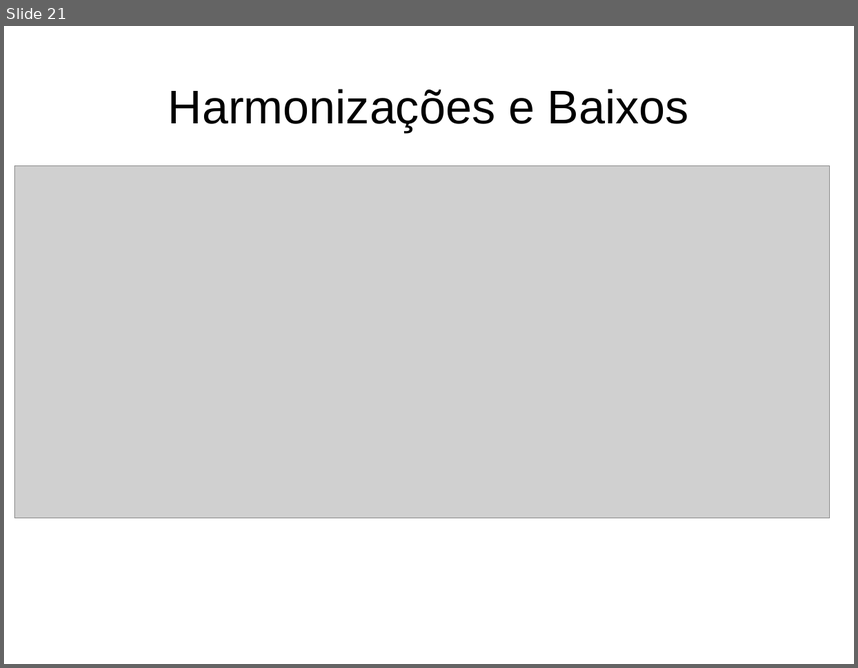
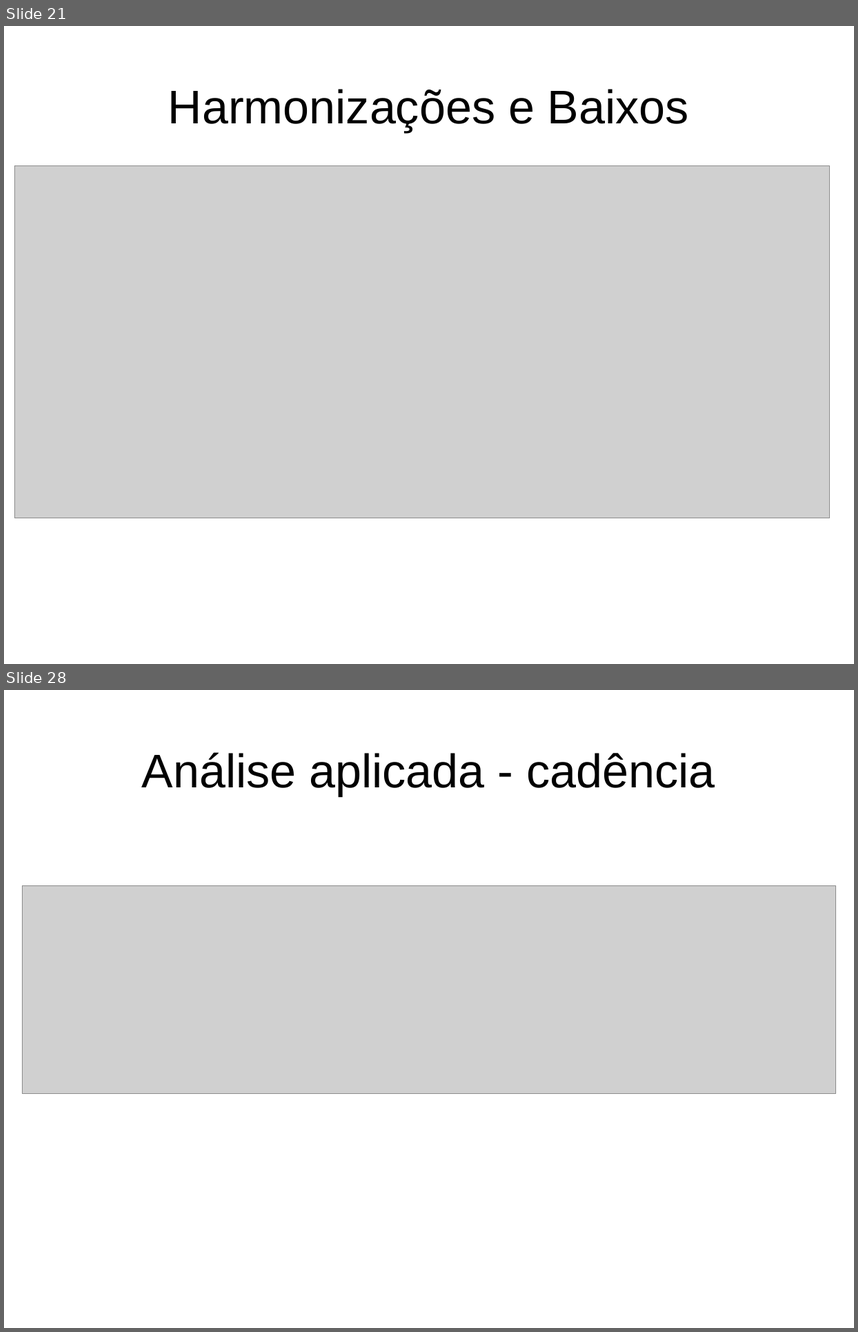
Before and after one commit to glerm/luteria, a slide deck: slides/banca.odp. Shown one above the other, each under a label of ours: slide 21 before the commit, slides 21 and 28 after it; the slides between them are not shown. The pictures are 858x668 and 858x1332 pixels, drawn with LibreOffice and Linux fonts; fonts in the diff are those of the drawing; grey boxes stand for pictures. Boxes give left, top, right and bottom in pixels: in the first picture for what was removed or moved away, otherwise in the second. Text is boxed around its words. In the diff, an @@ line names an element or a change of style, - is before the commit and + after.

```diff
--- a/slides/banca.odp
+++ b/slides/banca.odp
@@ slide 28 added at (4,690,854,1328), background #FFFFFF @@
@@ title added at (142,752,715,796), 44 pt, text #000000 @@
+Análise aplicada - cadência
@@ picture added at (23,886,836,1094) @@
```
Also in this commit, not shown: 19 other slides added, 2 other files.
